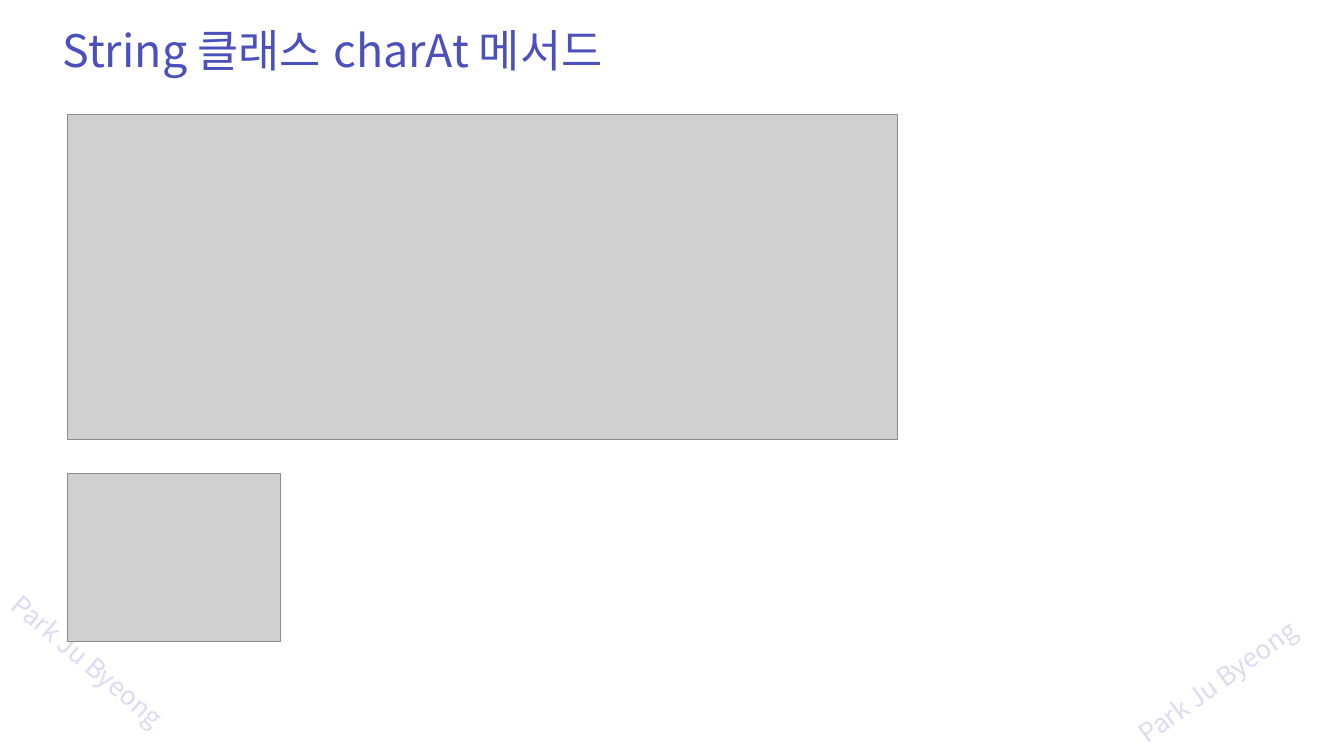
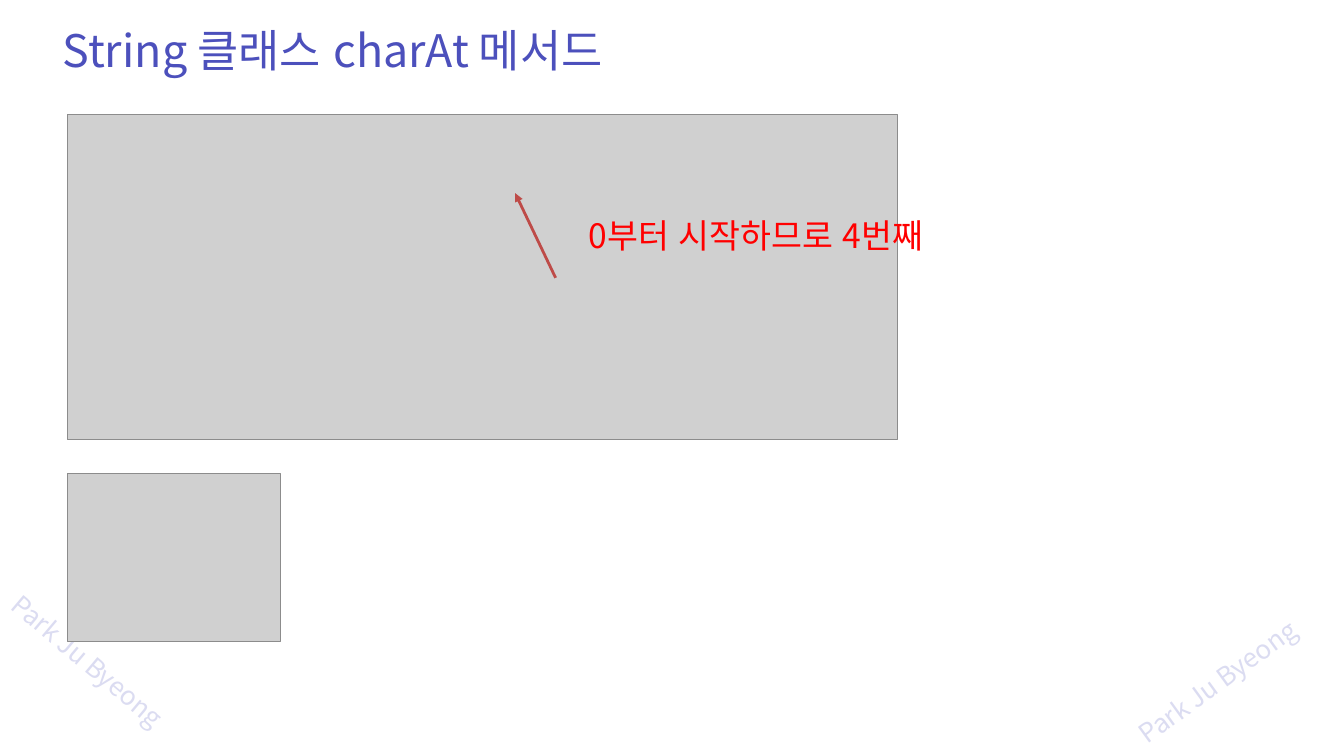
Before and after one commit to zest132/JavaLecture, a slide deck: slide 18 of JavaLecture/LectureFile/java 7강 멤버변수와메모리.pptx (slide 16 before the commit). Drawn at 1344x756 pixels with LibreOffice and Linux fonts; fonts in the diff are those of the drawing; grey boxes stand for pictures. Boxes give left, top, right and bottom in pixels: in the first picture for what was removed or moved away, otherwise in the second. Text is boxed around its words. In the diff, an @@ line names an element or a change of style, - is before the commit and + after.

```diff
--- a/JavaLecture/LectureFile/java 7강 멤버변수와메모리.pptx
+++ b/JavaLecture/LectureFile/java 7강 멤버변수와메모리.pptx
@@ arrow added from (556, 278) to (515, 194), #BF4C48 3 pt @@
@@ text added at [589,214,923,258], 36 pt, text #FF0000 @@
+0부터 시작하므로 4번째
```
Also in this commit, not shown: 20 other slides changed, 13 slides added, 5 slides removed, 6 other files.
